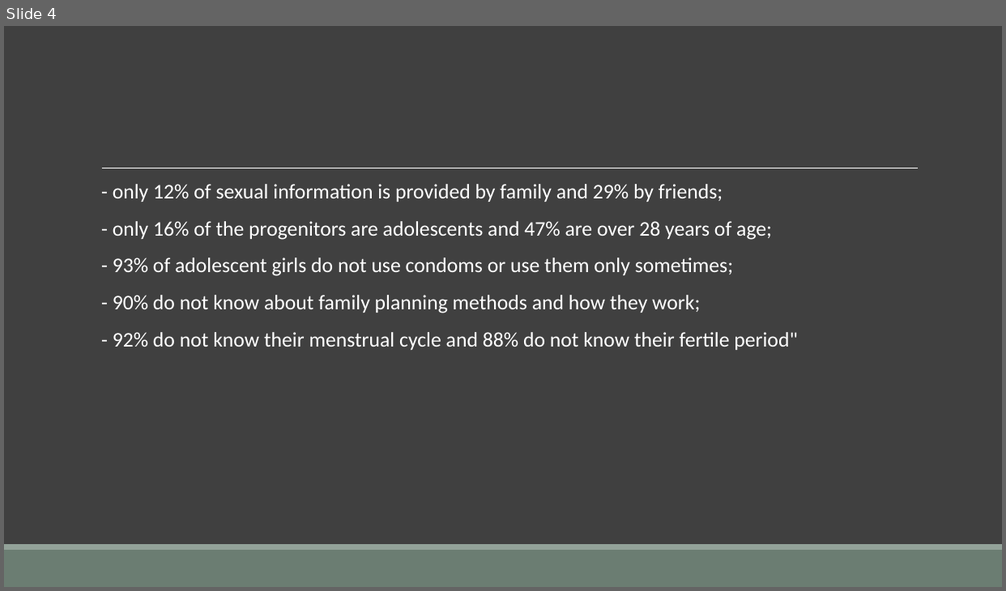
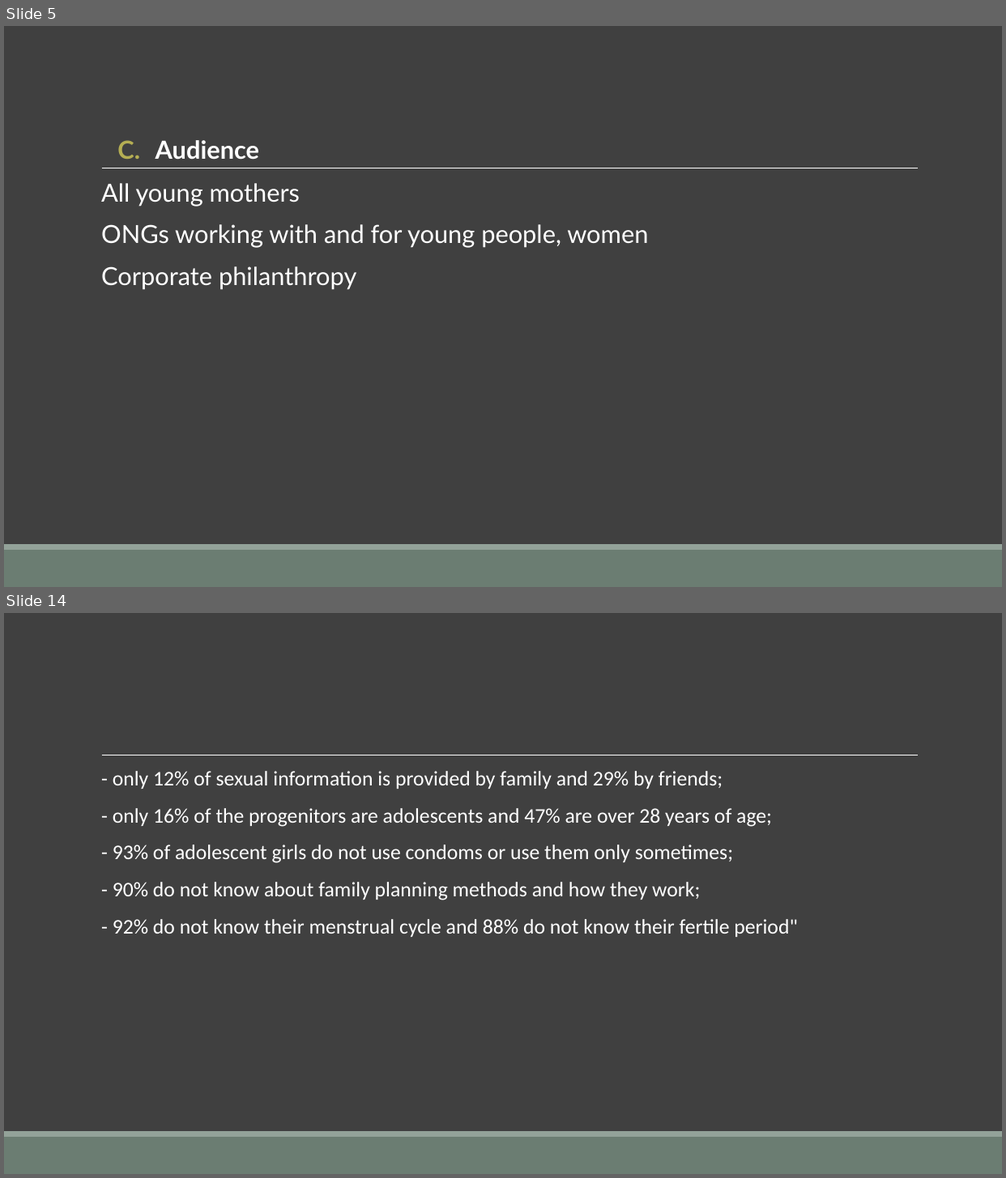
Before and after one commit to Maickery/Child_of_change, a slide deck: Result/Presentation.pptx. Shown one above the other, each under a label of ours: slide 4 before the commit, slides 5 and 14 after it; the slides between them are not shown. The pictures are 1006x591 and 1006x1178 pixels, drawn with LibreOffice and Linux fonts; fonts in the diff are those of the drawing. Boxes give left, top, right and bottom in pixels: in the first picture for what was removed or moved away, otherwise in the second. Text is boxed around its words. In the diff, an @@ line names an element or a change of style, - is before the commit and + after.

```diff
--- a/Result/Presentation.pptx
+++ b/Result/Presentation.pptx
@@ slide 5 added at (4, 26, 1002, 587), background #404040; not listed: 3 template elements that a slide beside it also shows @@
@@ title added at (155, 140, 260, 160), 24 pt, text #FFFFFF, bold @@
+  C. Audience
@@ text added at (101, 183, 648, 290), 24 pt, text #FFFFFF @@
+  All young mothers
+  ONGs working with and for young people, women
+  Corporate philanthropy
@@ what was slide 4 is now slide 14 @@
```
Also in this commit, not shown: 1 slide changed, 9 other slides added, 4 slides removed, 9 other files.
